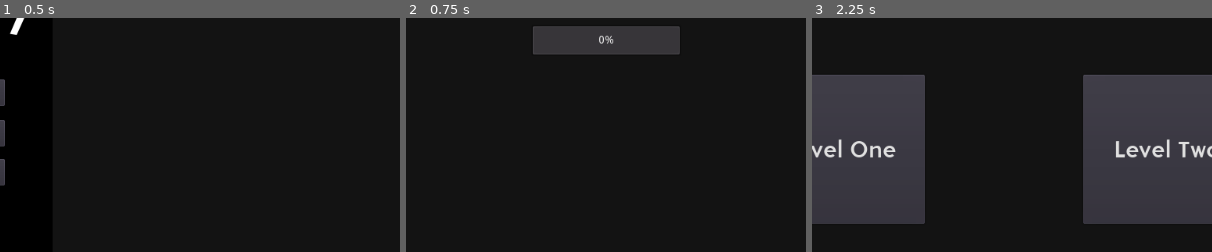
Above: before the commit, frames 1-3 (left to right).
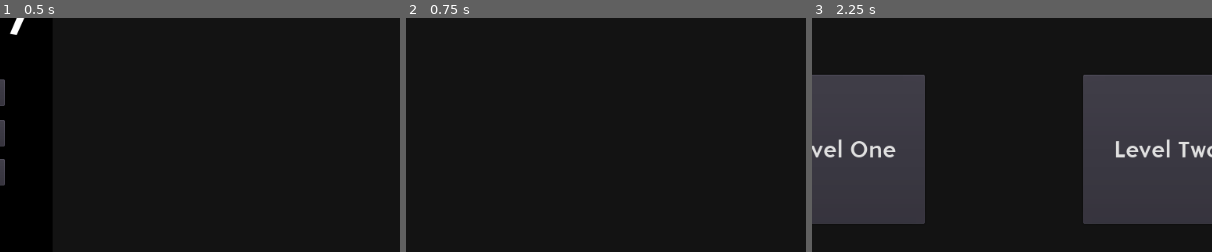
Above: after the commit, the same moments.

Repository: raphipod/Laby
Game: Godot game, scene res://scenes/Menu/Main.tscn
Two runs of this game, one before a commit and one after it. Both use one fixed random seed, a clock stepped at 60 frames per second and the inputs below.
Inputs:
- Up to frame 1 (0.5 s): no input
- Up to frame 2 (0.75 s): click "Options" at 0.5 s
- Up to frame 3 (2.25 s): click "<--" at 1.25 s; click "Play" at 2 s
The pictures show only the part of the screen within x 25-75%, y 18-68%; the shares and areas given below are measured in that part.

Frame 1 is identical in both runs. In frame 2, 4.4% of the frame differs, in the area x 31-69%, y 3-16%; in frame 3, nothing differs.

Commit message:
added icon & deleted non-working option configs

Diff:
--- a/project.godot
+++ b/project.godot
@@ -20,6 +20,7 @@
 boot_splash/image="res://resources/labylogo.jpg"
 boot_splash/use_filter=false
 boot_splash/bg_color=Color( 0.141176, 0.141176, 0.141176, 1 )
+config/icon="res://icon.jpg"
 
 [debug]
 
--- a/scenes/Menu/Options.tscn
+++ b/scenes/Menu/Options.tscn
@@ -45,10 +45,4 @@
 __meta__ = {
 "_edit_lock_": true
 }
-
-[node name="ProgressBar" type="ProgressBar" parent="."]
-margin_left = 414.533
-margin_top = 119.246
-margin_right = 606.533
-margin_bottom = 159.246
 [connection signal="pressed" from="Back_Button" to="Back_Button" method="_on_Back_Button_pressed"]
Binary file added: icon.jpg
Not shown, added: icon.jpg.import
